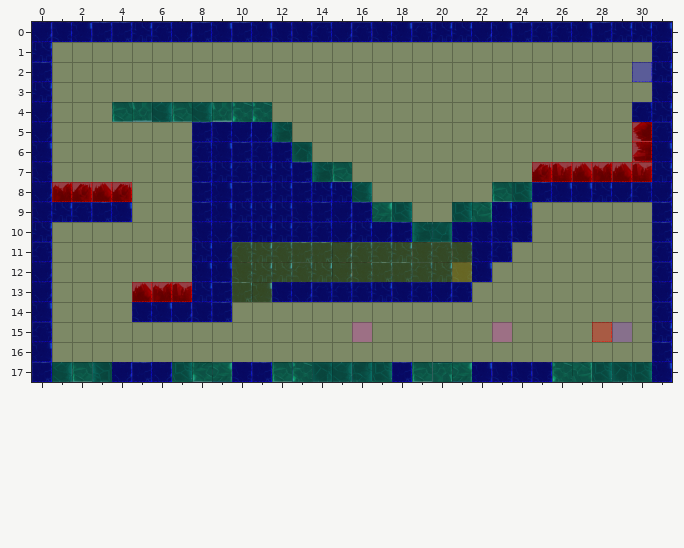
Two states of a Tiled map, Spellington/src/res/map/mapPlains17.tmx. That is the earlier state.
Cells are 50x50 px. Shown: x 0..31, y 0..17.
After the commit:
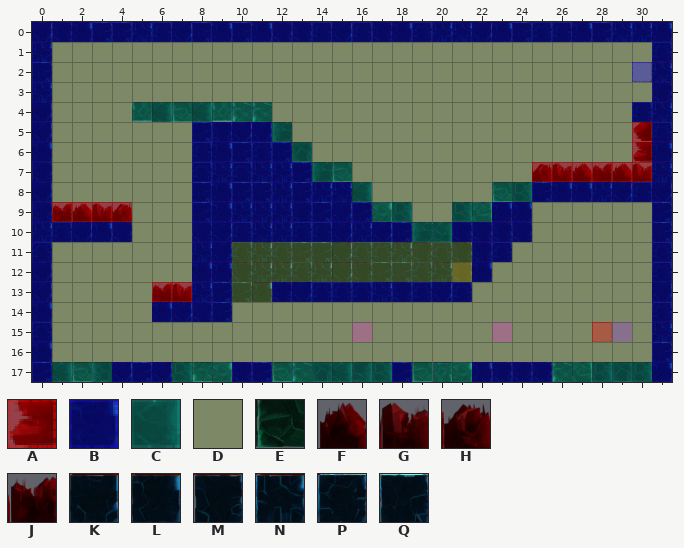
Key: from "collisionTile": A 0, B 3, C 6, D 11; from "frozenPlainsTile": E 28, F 30, G 31, H 32, J 33, K 40, L 41, M 42, N 43, P 44, Q 45.
_ is an empty cell, . an unchanged one.
See-through tiles are keyed as they look on the map.
Edits made:
--- layer "terrain"
@@ x 4..4 @@
- 4 E
+ 4 _
@@ x 1..4 @@
- 8 JHFH
- 9 NPQL
-10 ____
+ 8 ____
+ 9 JFGH
+10 PKLM
@@ x 5..5 @@
-13 F
-14 M
+13 _
+14 _
--- layer "collision"
@@ x 4..4 @@
- 4 C
+ 4 D
@@ x 1..4 @@
- 8 AAAA
- 9 BBBB
-10 DDDD
+ 8 DDDD
+ 9 AAAA
+10 BBBB
@@ x 5..5 @@
-13 A
-14 B
+13 D
+14 D
Where, in picture pixels (left, top, right, bottom), the same in both pictures:
changed: (112, 102, 132, 122)
changed: (52, 182, 132, 242)
changed: (132, 282, 152, 322)
